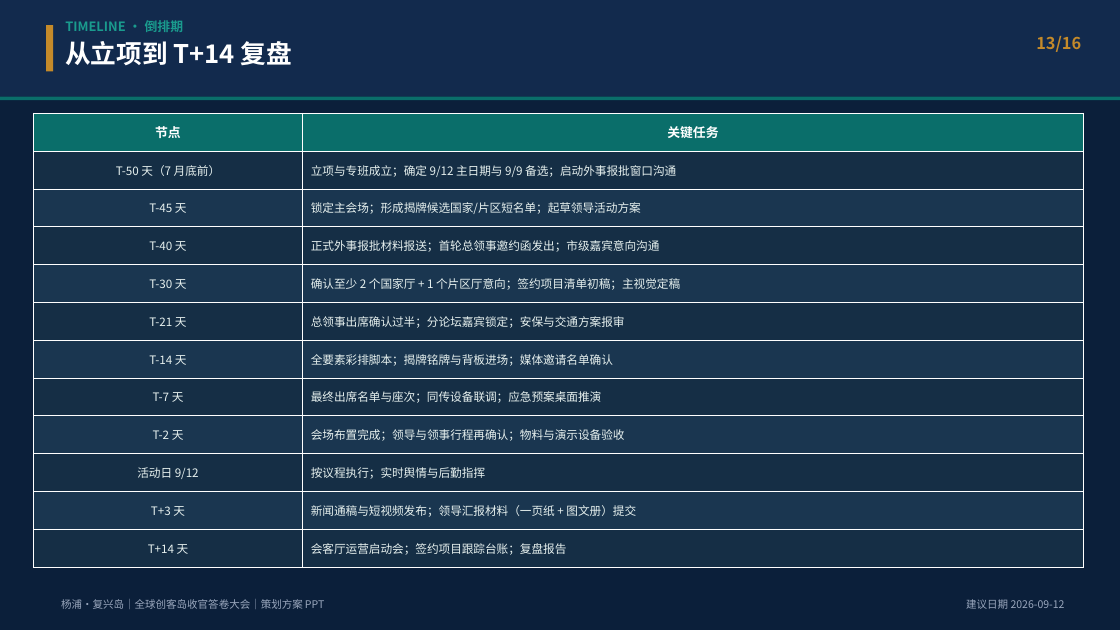
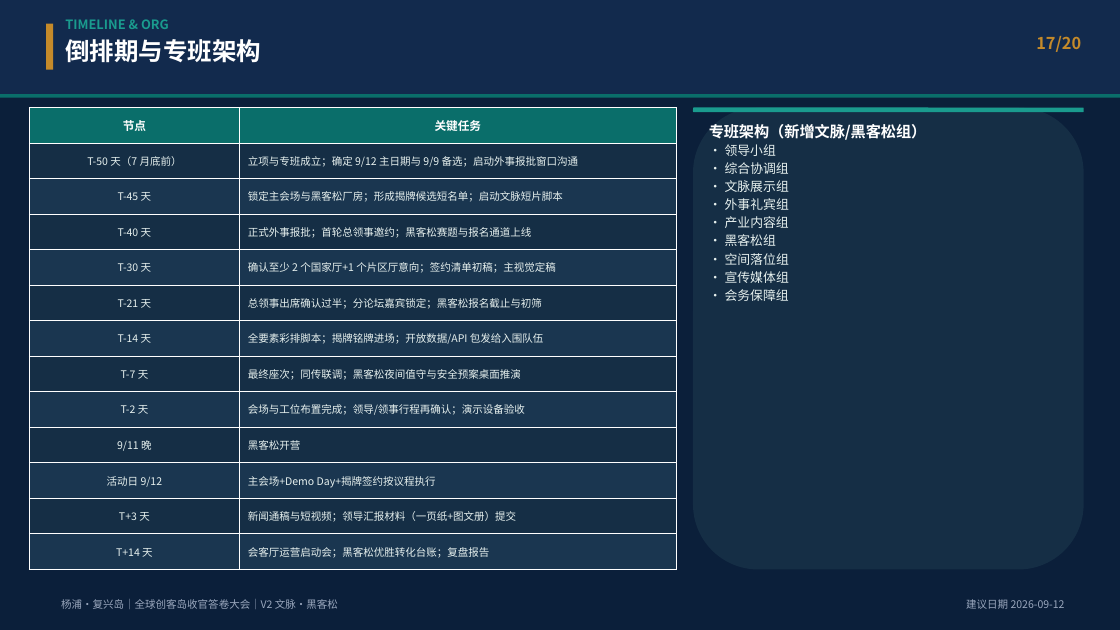
Before and after one commit to hujigang2010-maker/AIDEN, a slide deck: slide 17 of deliverables/复兴岛_全球创客岛_科创出海与具身智能国际大会_策划方案.pptx (slide 13 before the commit). Drawn at 1120x630 pixels with LibreOffice and Linux fonts; fonts in the diff are those of the drawing. Boxes give left, top, right and bottom in pixels: in the first picture for what was removed or moved away, otherwise in the second. Text is boxed around its words. In the diff, an @@ line names an element or a change of style, - is before the commit and + after.

```diff
--- a/deliverables/复兴岛_全球创客岛_科创出海与具身智能国际大会_策划方案.pptx
+++ b/deliverables/复兴岛_全球创客岛_科创出海与具身智能国际大会_策划方案.pptx
@@ text at box(65, 19, 261, 63): text changed @@
-TIMELINE · 倒排期
-从立项到 T+14 复盘
+TIMELINE & ORG
+倒排期与专班架构
@@ text at box(1036, 36, 1081, 52): text changed @@
-13/16
+17/20
@@ table at box(29, 108, 676, 570) @@
-row 3: T-45 天 | 锁定主会场；形成揭牌候选国家/片区短名单；起草领导活动方案
-row 4: T-40 天 | 正式外事报批材料报送；首轮总领事邀约函发出；市级嘉宾意向沟通
-row 5: T-30 天 | 确认至少 2 个国家厅 + 1 个片区厅意向；签约项目清单初稿；主视觉定稿
-row 6: T-21 天 | 总领事出席确认过半；分论坛嘉宾锁定；安保与交通方案报审
-row 7: T-14 天 | 全要素彩排脚本；揭牌铭牌与背板进场；媒体邀请名单确认
-row 8: T-7 天 | 最终出席名单与座次；同传设备联调；应急预案桌面推演
-row 9: T-2 天 | 会场布置完成；领导与领事行程再确认；物料与演示设备验收
-row 10: 活动日 9/12 | 按议程执行；实时舆情与后勤指挥
-row 11: T+3 天 | 新闻通稿与短视频发布；领导汇报材料（一页纸 + 图文册）提交
-row 12: T+14 天 | 会客厅运营启动会；签约项目跟踪台账；复盘报告
+row 3: T-45 天 | 锁定主会场与黑客松厂房；形成揭牌候选短名单；启动文脉短片脚本
+row 4: T-40 天 | 正式外事报批；首轮总领事邀约；黑客松赛题与报名通道上线
+row 5: T-30 天 | 确认至少 2 个国家厅+1 个片区厅意向；签约清单初稿；主视觉定稿
+row 6: T-21 天 | 总领事出席确认过半；分论坛嘉宾锁定；黑客松报名截止与初筛
+row 7: T-14 天 | 全要素彩排脚本；揭牌铭牌进场；开放数据/API 包发给入围队伍
+row 8: T-7 天 | 最终座次；同传联调；黑客松夜间值守与安全预案桌面推演
+row 9: T-2 天 | 会场与工位布置完成；领导/领事行程再确认；演示设备验收
+row 10: 9/11 晚 | 黑客松开营
+row 11: 活动日 9/12 | 主会场+Demo Day+揭牌签约按议程执行
+row 12: T+3 天 | 新闻通稿与短视频；领导汇报材料（一页纸+图文册）提交
+row 13: T+14 天 | 会客厅运营启动会；黑客松优胜转化台账；复盘报告
@@ table: place and size @@
-table at box(34, 113, 1084, 567)
+table at box(29, 108, 676, 570)
@@ rounded rectangle added at box(693, 108, 1084, 570), fill #152E45 @@
@@ rounded rectangle added at box(693, 108, 1084, 113), fill #1A9B8E @@
@@ text added at box(709, 124, 927, 301), 11 pt, text #E6F0EE @@
+专班架构（新增文脉/黑客松组）
+· 领导小组
+· 综合协调组
+· 文脉展示组
+· 外事礼宾组
+· 产业内容组
+· 黑客松组
+· 空间落位组
+· 宣传媒体组
+· 会务保障组
@@ text at box(61, 599, 338, 609): text changed @@
-杨浦·复兴岛｜全球创客岛收官答卷大会｜策划方案 PPT
+杨浦·复兴岛｜全球创客岛收官答卷大会｜V2 文脉·黑客松
```
Also in this commit, not shown: 11 other slides changed, 8 slides added, 4 slides removed, 7 other files.
